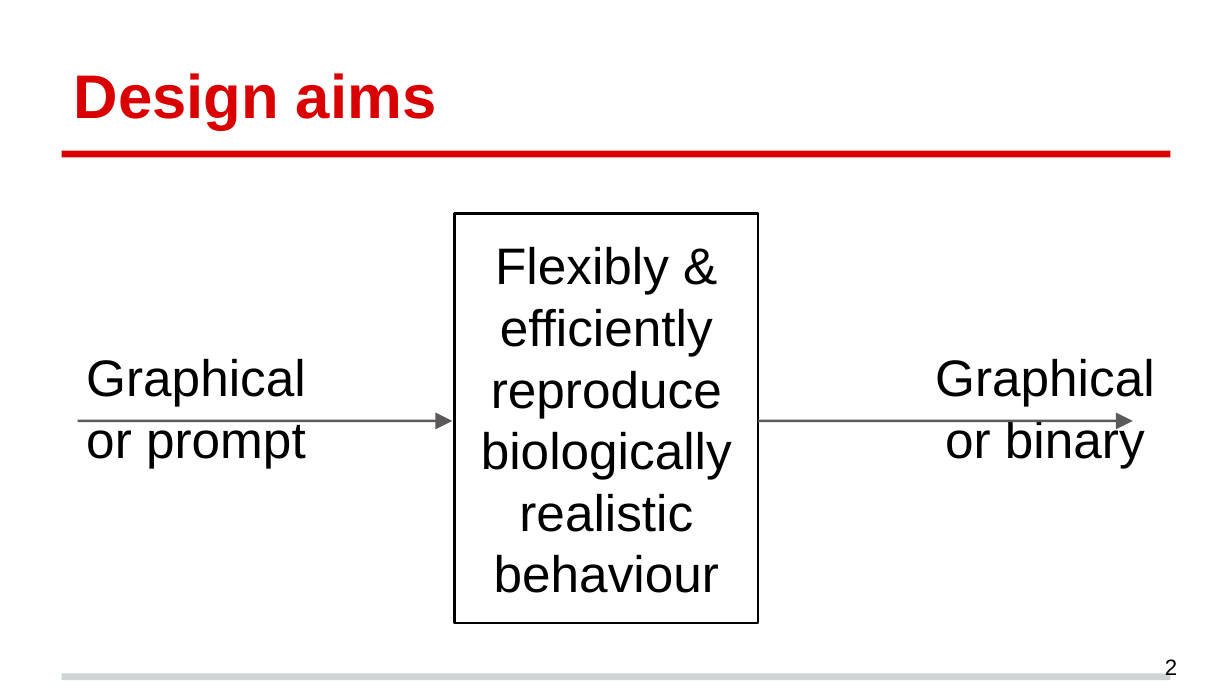
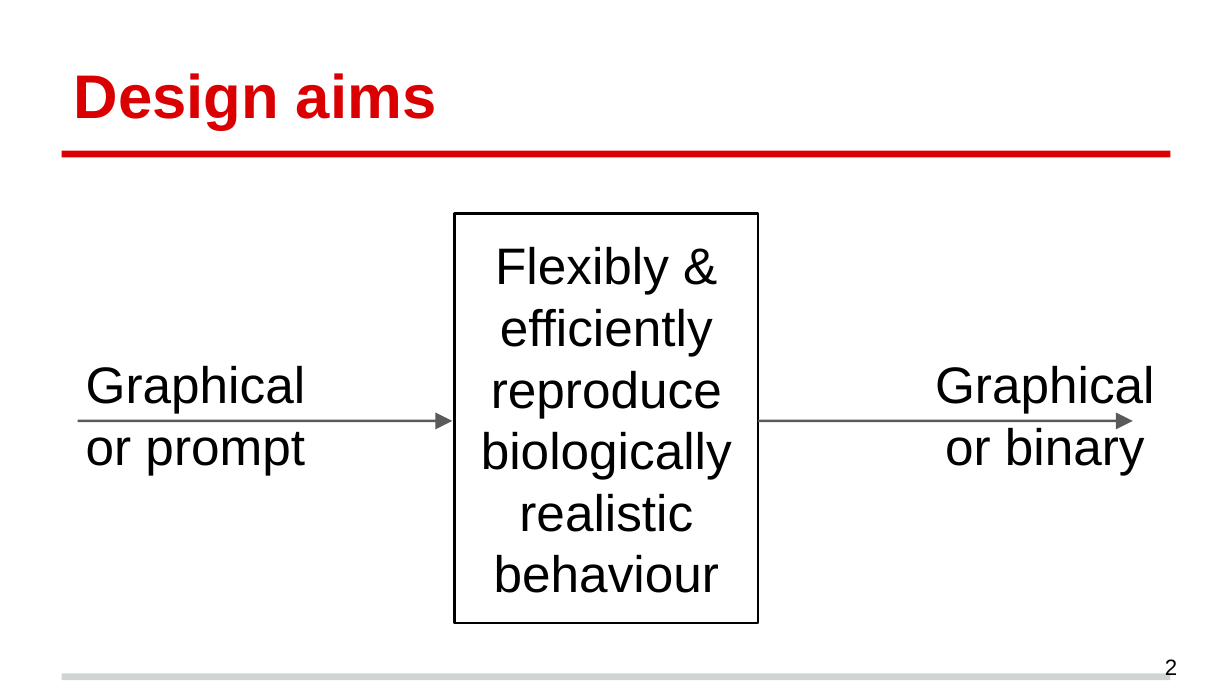
Before and after one commit to RyanCarey/abm-platform, a slide deck: slide 2 of media/Cell Behaviour Modeling Platform Presentation.pptx. Drawn at 1232x693 pixels with LibreOffice and Linux fonts; fonts in the diff are those of the drawing. Boxes give left, top, right and bottom in pixels: in the first picture for what was removed or moved away, otherwise in the second. Text is boxed around its words. In the diff, an @@ line names an element or a change of style, - is before the commit and + after.

```diff
--- a/media/Cell Behaviour Modeling Platform Presentation.pptx
+++ b/media/Cell Behaviour Modeling Platform Presentation.pptx
@@ text "Graphical or prompt": place and size @@
-text "Graphical or prompt" at (86, 358, 306, 468)
+text "Graphical or prompt" at (86, 365, 306, 475)
@@ text "Graphical or binary": place and size @@
-text "Graphical or binary" at (935, 358, 1155, 468)
+text "Graphical or binary" at (935, 365, 1155, 475)
```
Also in this commit, not shown: 3 other slides changed, 1 slide removed, 1 other file.
